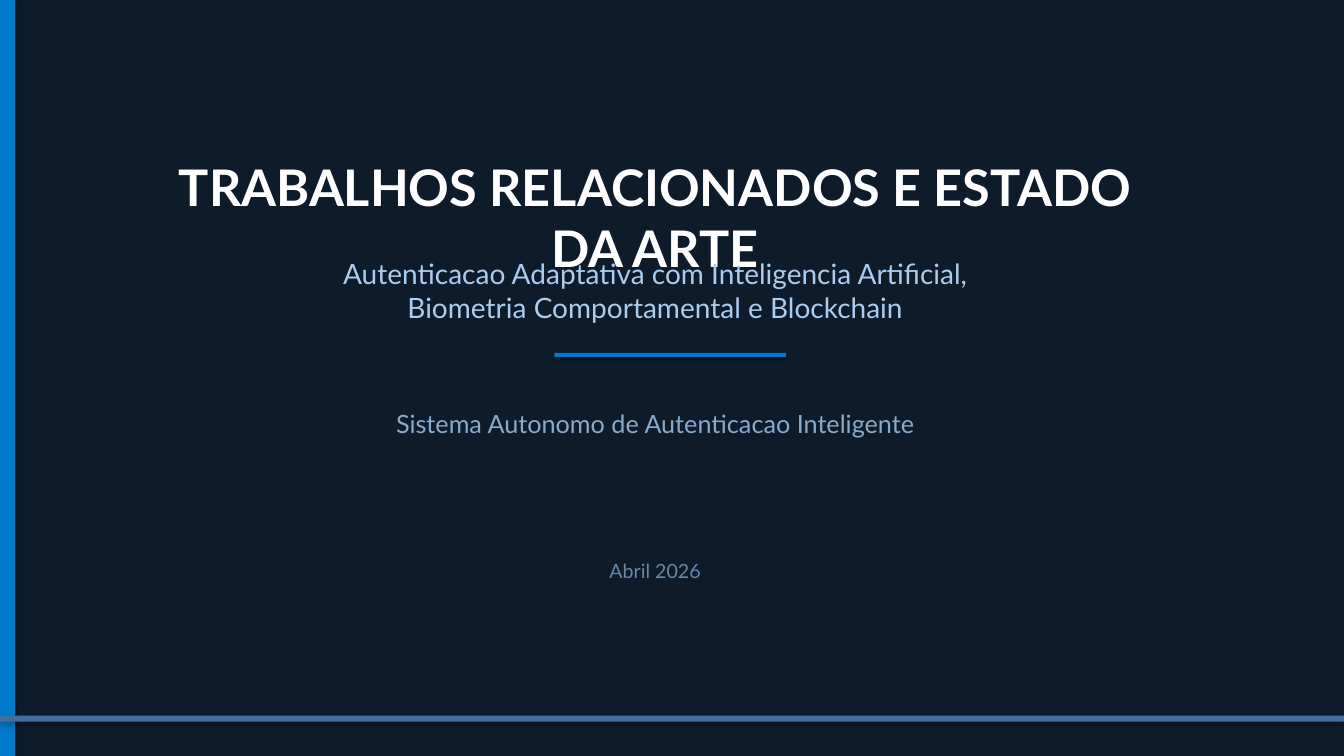
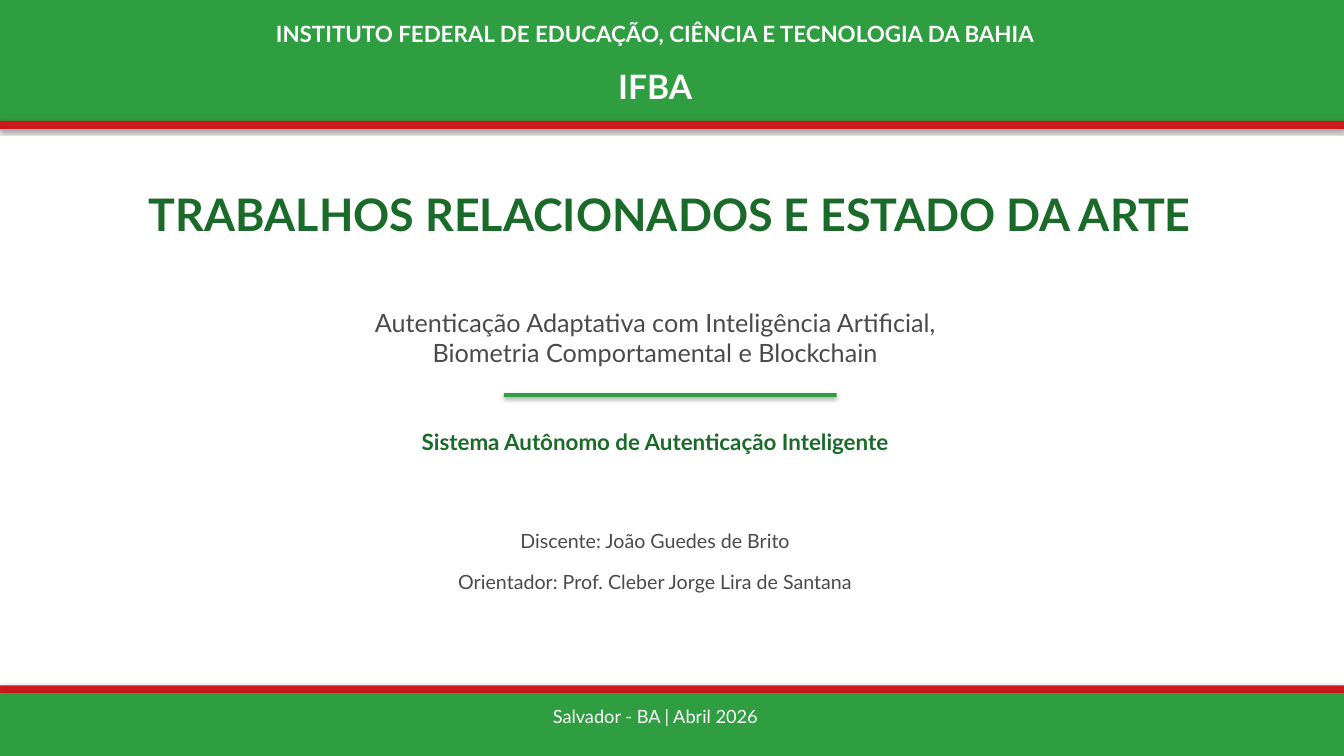
Before and after one commit to jgbcientista/gestao-autonomo, a slide deck: slide 1 of docs/trabalhos-relacionados.pptx. Drawn at 1344x756 pixels with LibreOffice and Linux fonts; fonts in the diff are those of the drawing. Boxes give left, top, right and bottom in pixels: in the first picture for what was removed or moved away, otherwise in the second. Text is boxed around its words. In the diff, an @@ line names an element or a change of style, - is before the commit and + after.

```diff
--- a/docs/trabalhos-relacionados.pptx
+++ b/docs/trabalhos-relacionados.pptx
@@ background #0D1B2A to #FFFFFF @@
@@ rectangle removed at bbox=[0, 0, 15, 756] @@
@@ rectangle added at bbox=[0, 0, 1344, 121], fill #2F9E41 @@
@@ text added at bbox=[276, 22, 1034, 46], 16 pt, text #FFFFFF, bold @@
+INSTITUTO FEDERAL DE EDUCAÇÃO, CIÊNCIA E TECNOLOGIA DA BAHIA
@@ text added at bbox=[618, 74, 692, 99], 24 pt, text #FFFFFF, bold @@
+IFBA
@@ rectangle: place and size @@
-rectangle at bbox=[0, 716, 1344, 722]
+rectangle at bbox=[0, 121, 1344, 129]
@@ rectangle at bbox=[0, 121, 1344, 129]: fill #416D9F to #CD191E @@
@@ text "TRABALHOS RELACIONADOS E ESTADO DA ...": place and size @@
-text "TRABALHOS RELACIONADOS E ESTADO DA ..." at bbox=[179, 169, 1131, 275]
+text "TRABALHOS RELACIONADOS E ESTADO DA ..." at bbox=[149, 198, 1191, 232]
@@ text "TRABALHOS RELACIONADOS E ESTADO DA ..." at bbox=[149, 198, 1191, 232]: size 36 to 32 pt, text colour #FFFFFF to #1A6B2A @@
@@ text at bbox=[375, 313, 935, 367]: text changed; size 20 to 18 pt; text colour #AACCEE to #4A4A4A @@
-Autenticacao Adaptativa com Inteligencia Artificial,
-Biometria Comportamental e Blockchain
+Autenticação Adaptativa com Inteligência Artificial,
+Biometria Comportamental e Blockchain
@@ rectangle: place and size @@
-rectangle at bbox=[555, 353, 786, 357]
+rectangle at bbox=[504, 393, 837, 397]
@@ rectangle at bbox=[504, 393, 837, 397]: fill #007ACC to #2F9E41 @@
@@ text at bbox=[422, 433, 888, 454]: text changed; size 18 to 16 pt; text colour #88AACC to #1A6B2A; bold on @@
-Sistema Autonomo de Autenticacao Inteligente
+Sistema Autônomo de Autenticação Inteligente
@@ text added at bbox=[520, 533, 789, 548], 14 pt, text #4A4A4A @@
+Discente: João Guedes de Brito
@@ text added at bbox=[458, 574, 852, 593], 14 pt, text #4A4A4A @@
+Orientador: Prof. Cleber Jorge Lira de Santana
@@ rectangle added at bbox=[0, 686, 1344, 694], fill #CD191E @@
@@ rectangle added at bbox=[0, 694, 1344, 756], fill #2F9E41 @@
@@ text at bbox=[553, 709, 758, 723]: text changed; size 14 to 13 pt; text colour #6688AA to #FFFFFF @@
-Abril 2026
+Salvador - BA | Abril 2026
```
Also in this commit, not shown: 16 other slides changed, 2 other files.
